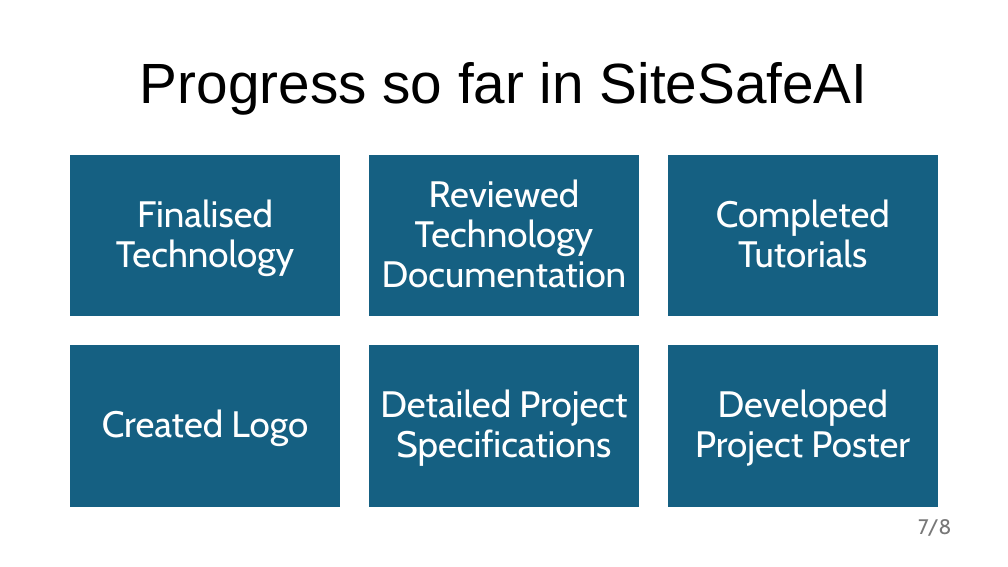
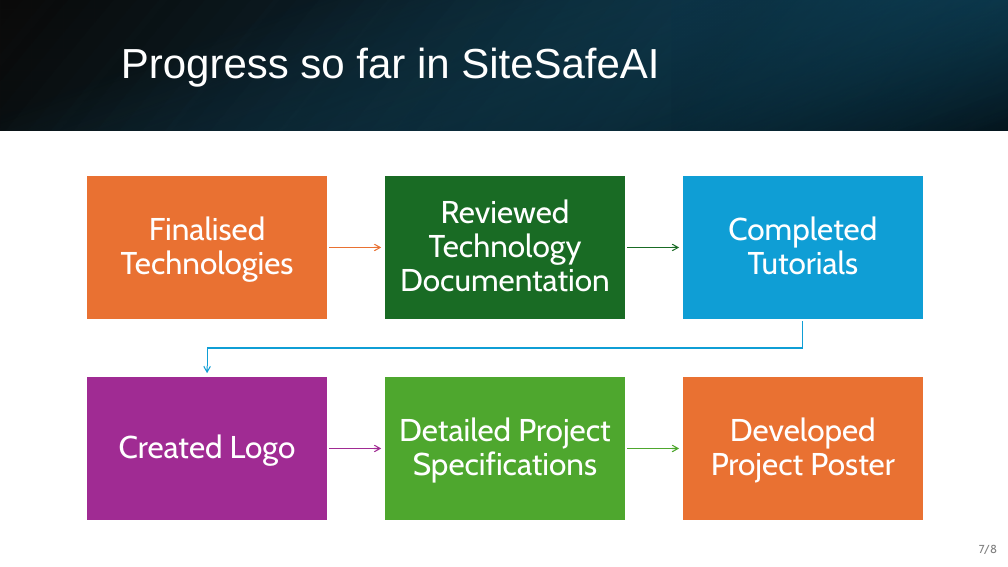
Before and after one commit to C00276177Tomas/SafeSiteAI, a slide deck: slide 7 of Presentation/SiteSafeAiPresentation.pptx. Drawn at 1008x567 pixels with LibreOffice and Linux fonts; fonts in the diff are those of the drawing. Boxes give left, top, right and bottom in pixels: in the first picture for what was removed or moved away, otherwise in the second. Text is boxed around its words. In the diff, an @@ line names an element or a change of style, - is before the commit and + after.

```diff
--- a/Presentation/SiteSafeAiPresentation.pptx
+++ b/Presentation/SiteSafeAiPresentation.pptx
@@ rectangle added at [0,0,1008,130], fill gradient #000000 to #104862 @@
@@ rectangle added at [0,0,1008,130], fill gradient #156082 to #000000 @@
@@ title "Progress so far in SiteSafeAI": place and size @@
-title "Progress so far in SiteSafeAI" at [140,62,868,113]
+title "Progress so far in SiteSafeAI" at [121,47,659,87]
@@ title "Progress so far in SiteSafeAI" at [121,47,659,87]: size 54 to 40 pt, text colour #000000 to #FFFFFF; alignment centre to left @@
@@ rectangle added at [672,0,1008,130], fill gradient #0B3041 to #156082 @@
@@ rectangle: place and size @@
-rectangle at [70,154,341,318]
+rectangle at [86,175,328,320]
@@ rectangle at [86,175,328,320]: fill #156082 to #E97132 @@
@@ text "Reviewed Technology Documentation": place and size @@
-text "Reviewed Technology Documentation" at [382,179,627,288]
+text "Reviewed Technology Documentation" at [400,199,610,292]
@@ rectangle: place and size @@
-rectangle at [368,154,640,318]
+rectangle at [384,175,626,320]
@@ rectangle at [384,175,626,320]: fill #156082 to #196B24 @@
@@ text "Completed Tutorials": place and size @@
-text "Completed Tutorials" at [716,199,890,268]
+text "Completed Tutorials" at [728,216,877,275]
@@ rectangle: place and size @@
-rectangle at [667,154,938,318]
+rectangle at [682,175,924,320]
@@ rectangle at [682,175,924,320]: fill #156082 to #0F9ED5 @@
@@ text at [121,216,294,281]: text changed; size 35 to 30 pt @@
-Finalised Technology
+Finalised Technologies
@@ size 35 to 30 pt; less space between paragraphs in 5 elements at [728,216,877,275], [400,199,610,292], [711,417,895,482], [399,417,610,482], [119,434,296,465] @@
@@ text "Created Logo": place and size @@
-text "Created Logo" at [102,409,308,446]
+text "Created Logo" at [119,434,296,465]
@@ rectangle: place and size @@
-rectangle at [70,345,341,508]
+rectangle at [86,376,328,521]
@@ rectangle at [86,376,328,521]: fill #156082 to #A02B93 @@
@@ text "Detailed Project Specifications": place and size @@
-text "Detailed Project Specifications" at [380,389,627,466]
+text "Detailed Project Specifications" at [399,417,610,482]
@@ rectangle: place and size @@
-rectangle at [368,345,640,508]
+rectangle at [384,376,626,521]
@@ rectangle at [384,376,626,521]: fill #156082 to #4EA72E @@
@@ text "Developed Project Poster": place and size @@
-text "Developed Project Poster" at [695,389,910,466]
+text "Developed Project Poster" at [711,417,895,482]
@@ rectangle at [682,376,924,521]: fill #156082 to #E97132 @@
@@ rectangle: place and size @@
-rectangle at [667,345,938,508]
+rectangle at [682,376,924,521]
@@ group added at [207,243,803,452]: 5 freeform shapes @@
@@ page number: place and size @@
-page number at [918,519,951,536]
+page number at [979,545,997,554]
@@ page number at [979,545,997,554]: size 20 to 11 pt, text colour #797979 to #808080; more space between paragraphs @@
```
Also in this commit, not shown: 1 other slide changed.
